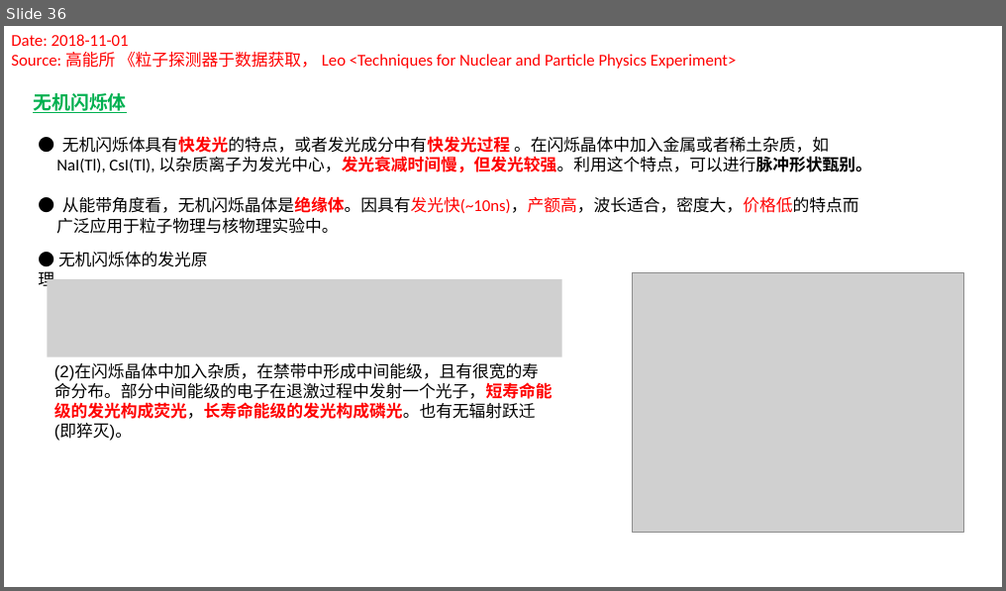
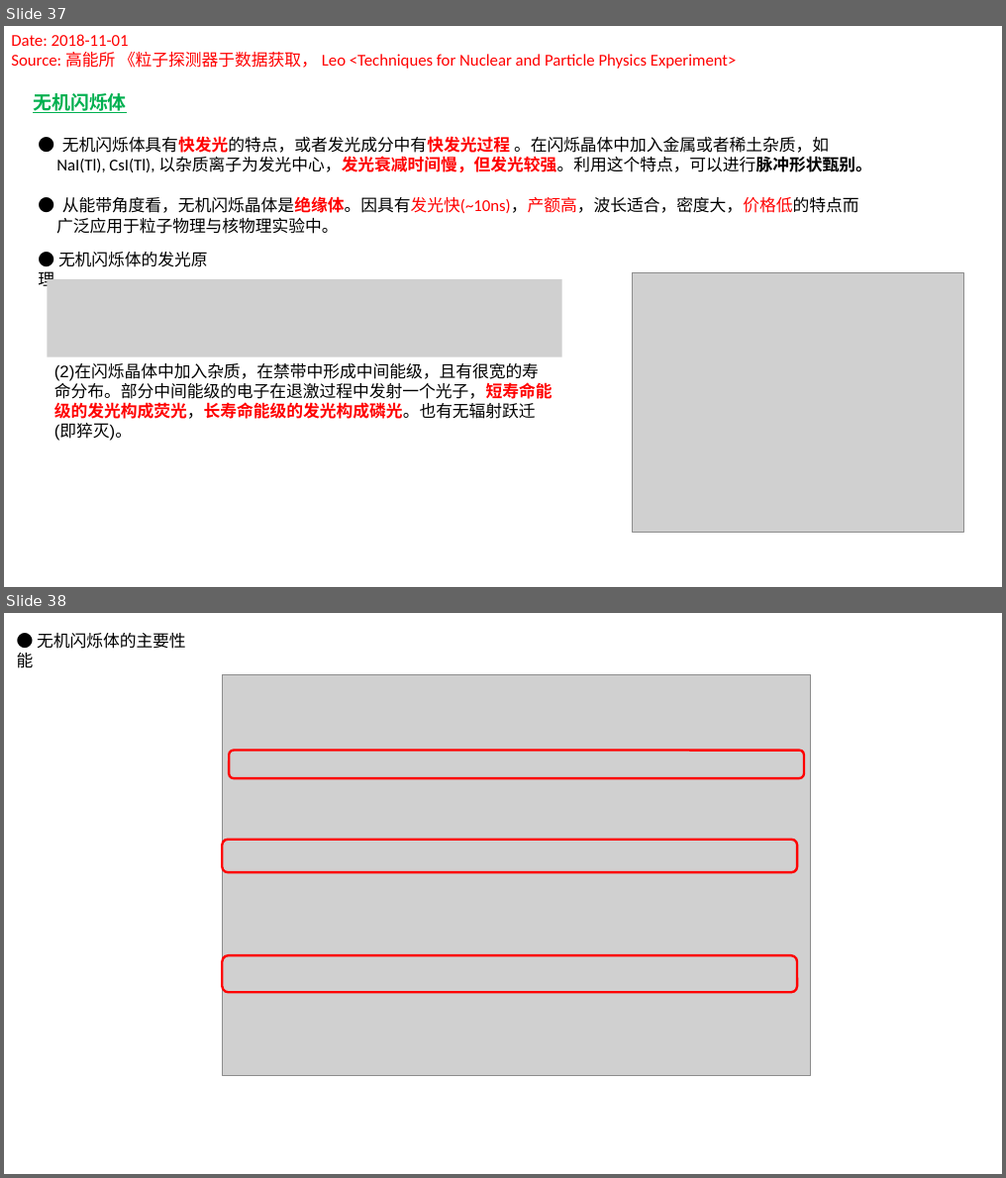
Before and after one commit to gfh16/StudyNotes, a slide deck: 03DE-E-Detector.pptx. Shown one above the other, each under a label of ours: slide 36 before the commit, slides 37 and 38 after it. The pictures are 1006x591 and 1006x1178 pixels, drawn with LibreOffice and Linux fonts; fonts in the diff are those of the drawing; grey boxes stand for pictures. Boxes give left, top, right and bottom in pixels: in the first picture for what was removed or moved away, otherwise in the second. Text is boxed around its words. In the diff, an @@ line names an element or a change of style, - is before the commit and + after.

```diff
--- a/03DE-E-Detector.pptx
+++ b/03DE-E-Detector.pptx
@@ slide 38 added at bbox=[4, 613, 1002, 1174], background #FFFFFF @@
@@ text added at bbox=[17, 633, 186, 668], 16 pt, text #000000 @@
+● 无机闪烁体的主要性能
@@ picture added at bbox=[222, 674, 810, 1075] @@
@@ rounded rectangle added at bbox=[230, 750, 804, 778], outline #FF0000 2.25 pt @@
@@ rounded rectangle added at bbox=[222, 840, 797, 872], outline #FF0000 2.25 pt @@
@@ rounded rectangle added at bbox=[222, 956, 797, 992], outline #FF0000 2.25 pt @@
@@ what was slide 36 is now slide 37 @@
```
Also in this commit, not shown: 3 slides changed, 4 other slides added, 4 slides removed, 1 other file.
